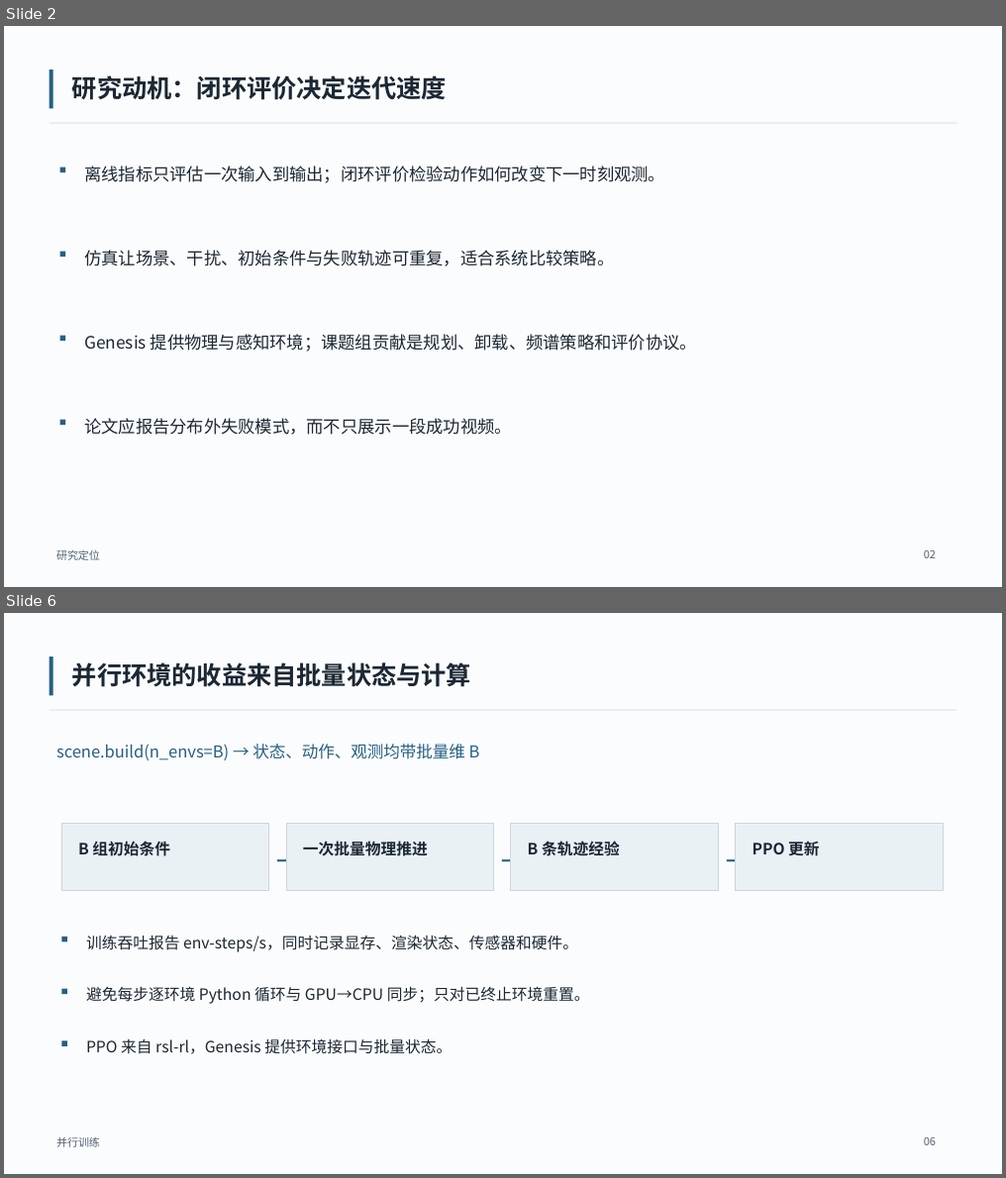
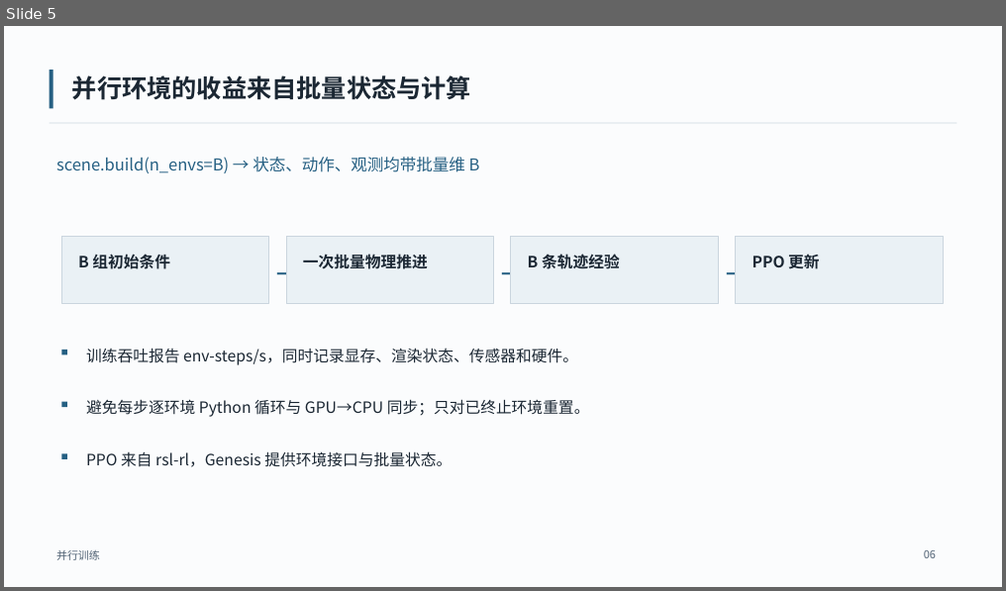
Before and after one commit to shixia9/genesis-vehicle-obstacles, a slide deck: docs/presentations/genesis_uav_v2x_research_overview.pptx. Shown one above the other, each under a label of ours: slides 2 and 6 before the commit, slide 5 after it; the slides between them are not shown. The pictures are 1006x1178 and 1006x591 pixels, drawn with LibreOffice and Linux fonts; fonts in the diff are those of the drawing. Boxes give left, top, right and bottom in pixels: in the first picture for what was removed or moved away, otherwise in the second. Text is boxed around its words. In the diff, an @@ line names an element or a change of style, - is before the commit and + after.

```diff
--- a/docs/presentations/genesis_uav_v2x_research_overview.pptx
+++ b/docs/presentations/genesis_uav_v2x_research_overview.pptx
@@ slide 2 removed at [4, 26, 1002, 587], background #FBFCFD @@
@@ rectangle removed at [49, 70, 53, 108] @@
@@ text removed at [72, 76, 447, 100] @@
-研究动机：闭环评价决定迭代速度
@@ rectangle removed at [49, 123, 956, 123] @@
@@ rectangle removed at [60, 168, 65, 173] @@
@@ text removed at [84, 166, 665, 183] @@
-离线指标只评估一次输入到输出；闭环评价检验动作如何改变下一时刻观测。
@@ rectangle removed at [60, 252, 65, 257] @@
@@ text removed at [84, 250, 614, 267] @@
-仿真让场景、干扰、初始条件与失败轨迹可重复，适合系统比较策略。
@@ rectangle removed at [60, 336, 65, 341] @@
@@ text removed at [84, 334, 697, 352] @@
-Genesis 提供物理与感知环境；课题组贡献是规划、卸载、频谱策略和评价协议。
@@ rectangle removed at [60, 420, 65, 425] @@
@@ text removed at [84, 418, 511, 435] @@
-论文应报告分布外失败模式，而不只展示一段成功视频。
@@ text removed at [56, 551, 100, 561] @@
-研究定位
@@ text removed at [924, 551, 936, 559] @@
-02
@@ what was slide 6 is now slide 5 @@
```
Also in this commit, not shown: 3 slides changed, 1 slide added, 1 other slide removed, 1 other file.
